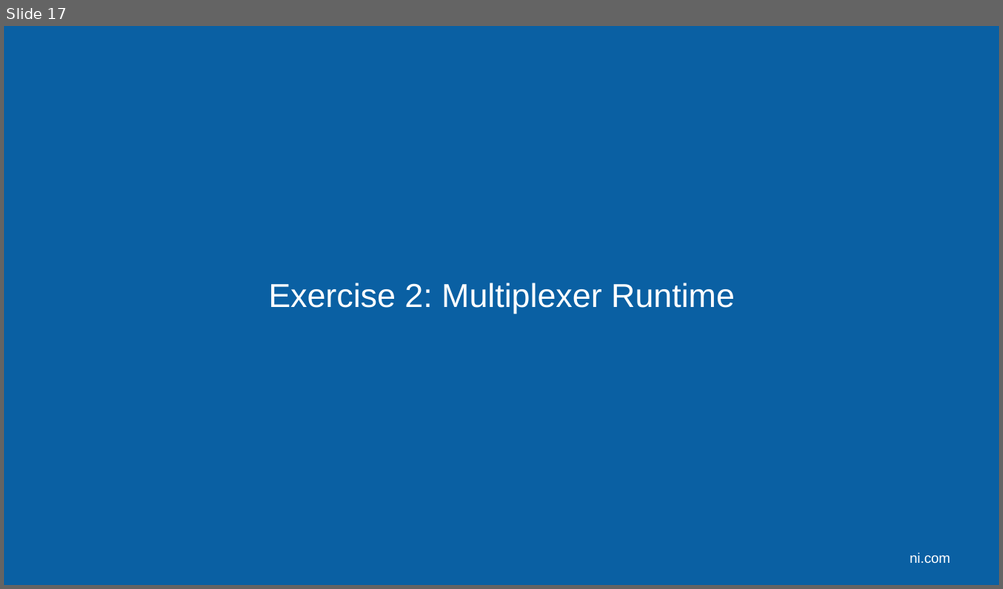
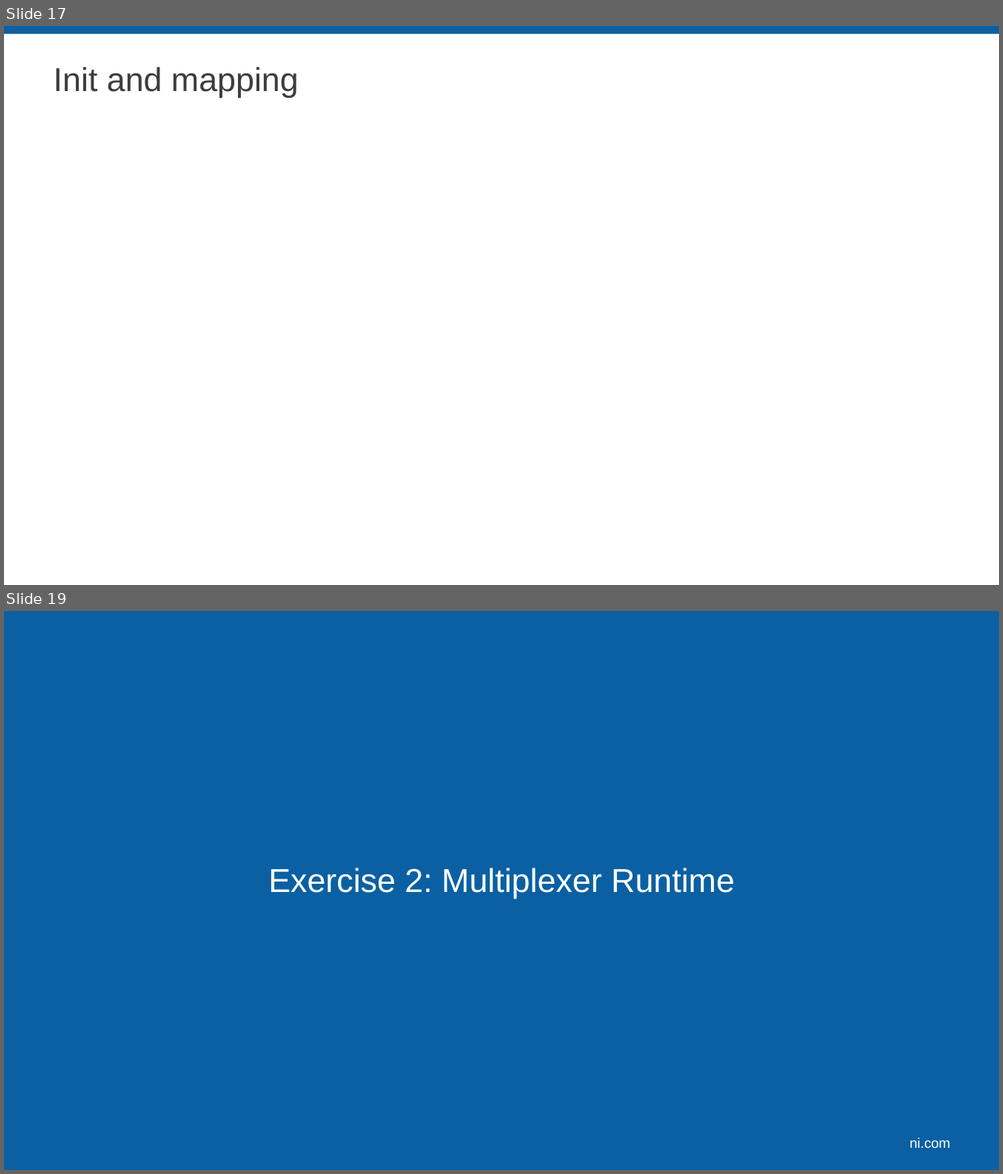
Before and after one commit to LabVIEW-DCAF/Documentation, a slide deck: Trunk/Getting Started Material/DCAF Training/7 Dynamic Modules.pptx. Shown one above the other, each under a label of ours: slide 17 before the commit, slides 17 and 19 after it; the slides between them are not shown. The pictures are 1003x589 and 1003x1174 pixels, drawn with LibreOffice and Linux fonts; fonts in the diff are those of the drawing; background and template pictures are left out. Boxes give left, top, right and bottom in pixels: in the first picture for what was removed or moved away, otherwise in the second. Text is boxed around its words. In the diff, an @@ line names an element or a change of style, - is before the commit and + after.

```diff
--- a/Trunk/Getting Started Material/DCAF Training/7 Dynamic Modules.pptx
+++ b/Trunk/Getting Started Material/DCAF Training/7 Dynamic Modules.pptx
@@ slide 17 added at <box>4,26,999,585</box>, background #FFFFFF @@
@@ rectangle added at <box>4,26,999,34</box>, fill #0A60A3 @@
@@ title added at <box>54,67,299,98</box>, 32 pt, text #3D3D3D @@
+Init and mapping
@@ what was slide 17 is now slide 19 @@
```
Also in this commit, not shown: 2 slides changed, 1 other slide added.
